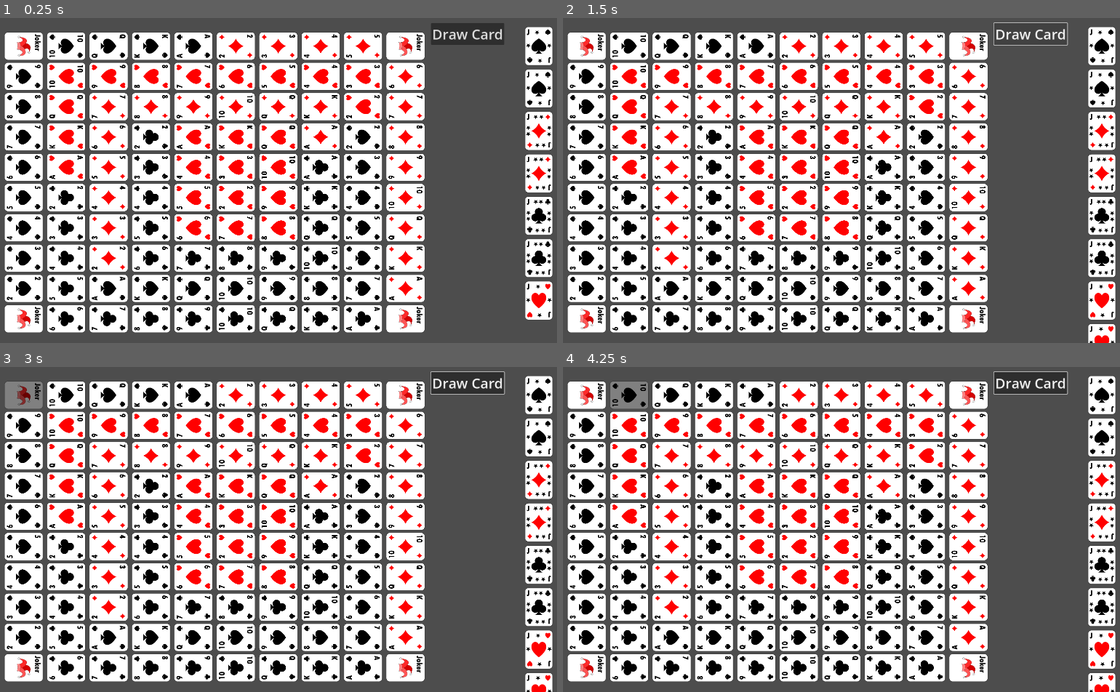
Above: before the commit, frames 1-4 (two rows, left to right).
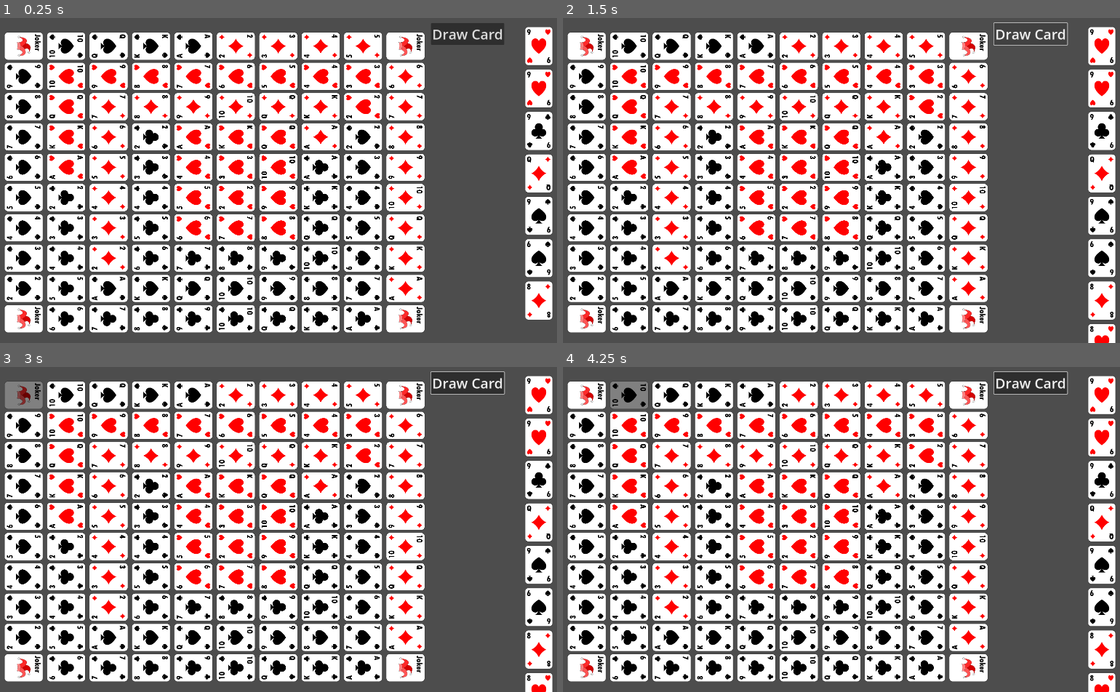
Above: after the commit, the same moments.

Repository: Aaron-Signer/sequence-board-game
Game: Godot game, scene res://scenes/game/game.tscn
Same seed, same stepped clock (60 frames per second), same inputs: the game is played once before the commit and once after it.
Inputs (mouse positions are in pixels of both pictures, inside the frame that each line leads up to):
- Up to frame 1 (0.25 s): no input
- Up to frame 2 (1.5 s): click "Draw Card" at 0.5 s; click "Draw Card" at 1.25 s
- Up to frame 3 (3 s): click "Draw Card" at 2 s; tap Enter at 2.75 s; move the mouse to (22, 396) at 2.77 s; press the mouse at (22, 396) at 2.78 s
- Up to frame 4 (4.25 s): tap Space at 3.5 s; move the mouse to (629, 396) at 3.52 s; release the mouse at (629, 396) at 3.53 s; click (629, 396) at 3.6 s

The runs differ from the first frame. In frame 1, 0.9% of the frame differs, in the area x 94-100%, y 3-93%; in frame 2, 0.9%, in the area x 94-100%, y 3-100%; in frame 3, 0.9%; in frame 4, 0.9%.
Error before the commit: Invalid operands 'String' and 'Nil' in operator '+'. (res://scenes/game/card/card.gd:23)

Commit message:
Added back dealing all cards

Diff:
--- a/scenes/game/game.gd
+++ b/scenes/game/game.gd
@@ -33,12 +33,12 @@
 func _ready():
 	GameState.card_played.connect(play_card)
 
-	#for row in 10:
-		#for col in 10:
-			#var temp_val_card = board[row][col]
-			#
-			#if temp_val_card != "J":
-				#deck.append(board[row][col])
+	for row in 10:
+		for col in 10:
+			var temp_val_card = board[row][col]
+
+			if temp_val_card != "J":
+				deck.append(board[row][col])
 
 	deck.append("DJ2E")
 	deck.append("DJ2E")
